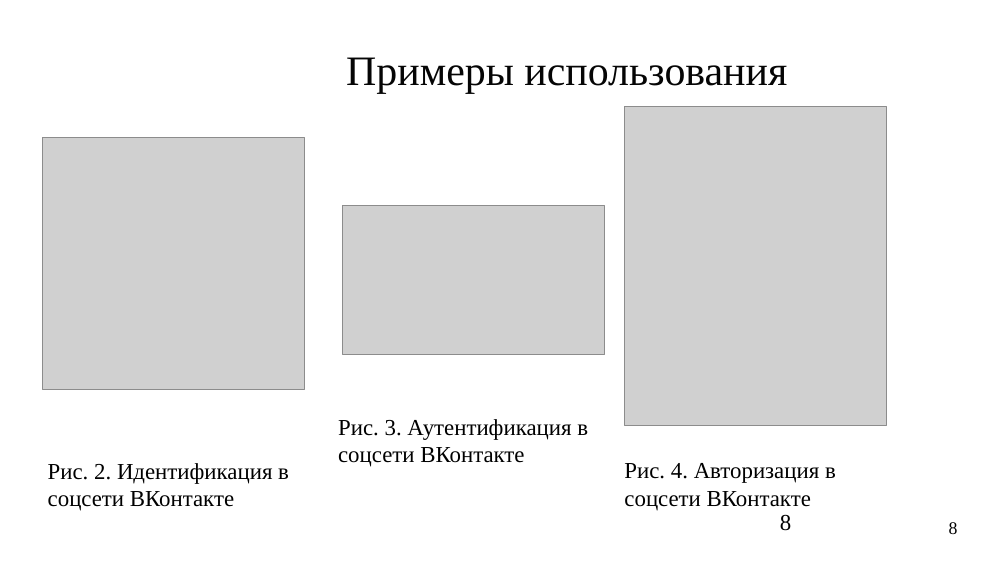
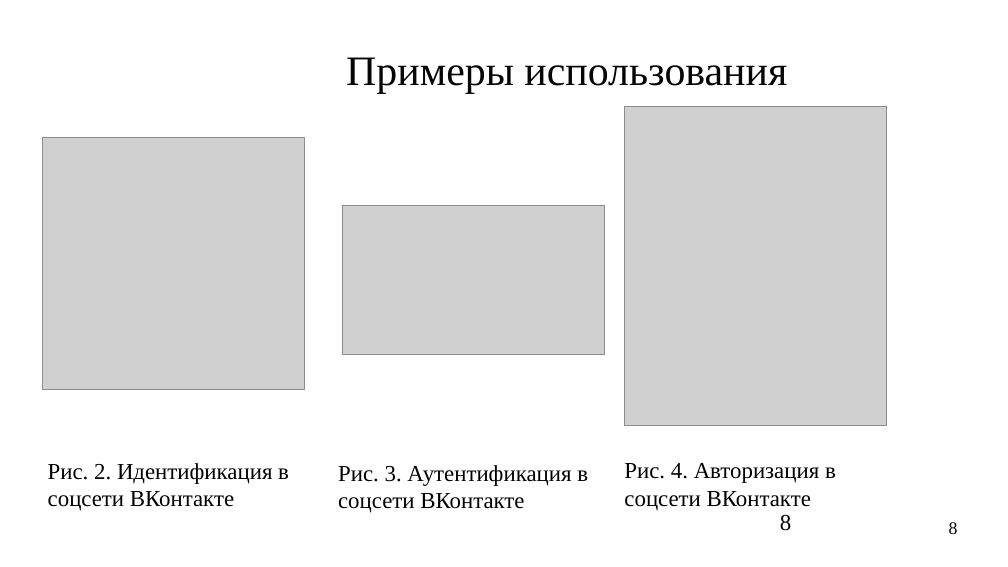
Before and after one commit to in-kivaari/df-presentations-2025, a slide deck: slide 8 of 4731204-50002/abakanova-valeria-arturovna/Presentation.odp. Drawn at 1008x567 pixels with LibreOffice and Linux fonts; fonts in the diff are those of the drawing; grey boxes stand for pictures. Boxes give left, top, right and bottom in pixels: in the first picture for what was removed or moved away, otherwise in the second. Text is boxed around its words. In the diff, an @@ line names an element or a change of style, - is before the commit and + after.

```diff
--- a/4731204-50002/abakanova-valeria-arturovna/Presentation.odp
+++ b/4731204-50002/abakanova-valeria-arturovna/Presentation.odp
@@ text "Рис. 3. Аутентификация в соцсети ...": place and size @@
-text "Рис. 3. Аутентификация в соцсети ..." at (338, 419, 588, 467)
+text "Рис. 3. Аутентификация в соцсети ..." at (338, 465, 588, 513)
```
Also in this commit, not shown: 5 other slides changed, 1 other file.
